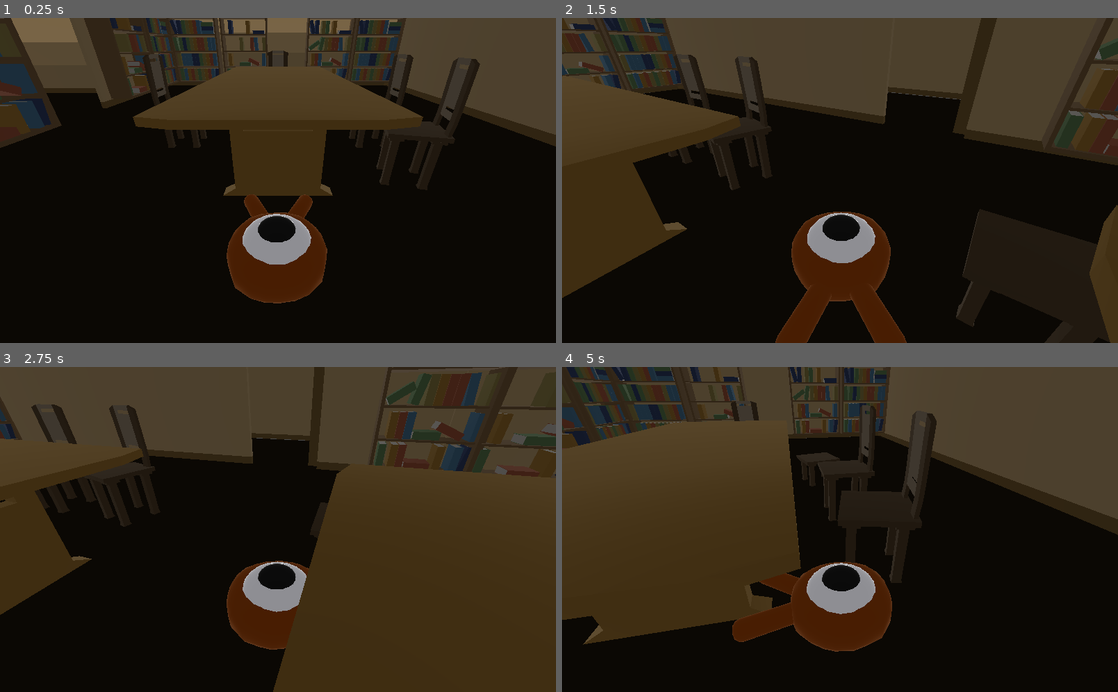
Above: before the commit, frames 1-4 (two rows, left to right).
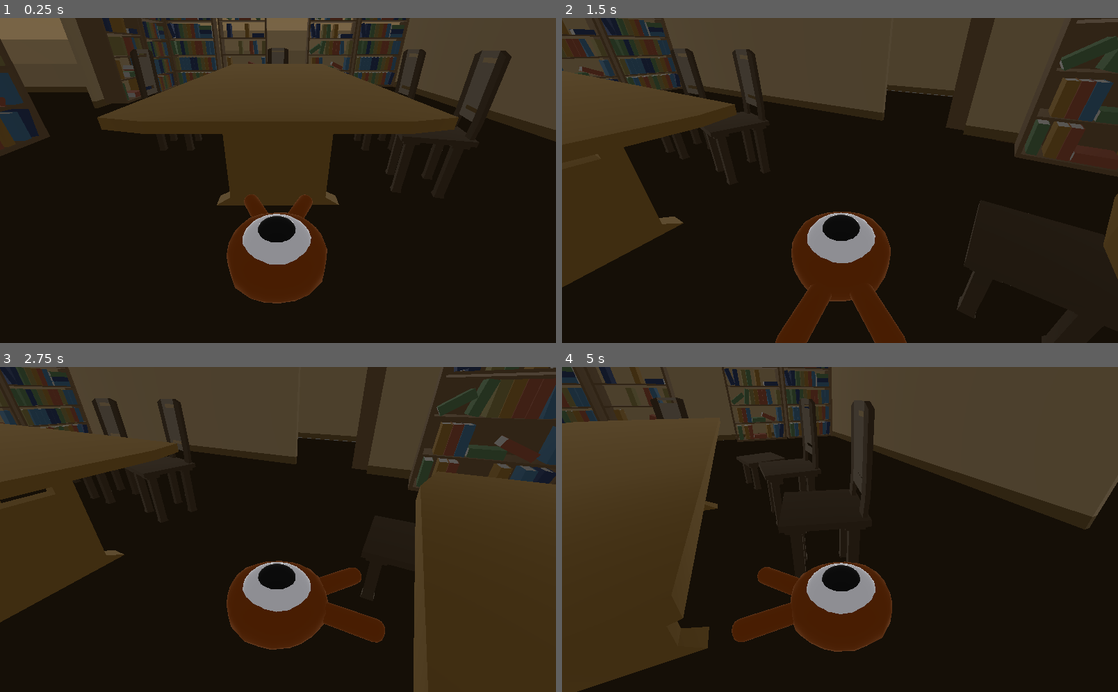
Above: after the commit, the same moments.

Repository: selinanatschke/3dprog
Game: Godot game, scene res://Main.tscn
The game is run twice, just before and just after one commit, with the same random seed, the same clock (stepped at 60 frames per second) and the same inputs.
Inputs:
- Up to frame 1 (0.25 s): no input
- Up to frame 2 (1.5 s): hold Right (move_right) 0.53-1.28 s; hold Down (move_back) from 1.28 s (still down)
- Up to frame 3 (2.75 s): release Down (move_back) at 2.03 s; hold Right (move_right) from 2.03 s (still down)
- Up to frame 4 (5 s): release Right (move_right) at 2.78 s; hold Up (move_forward) 2.78-3.53 s; hold Left (move_left) from 3.53 s (still down)

The runs differ from the first frame. In frame 1, 12% of the frame differs, in the area x 0-100%, y 0-88%; in frame 2, 10%; in frame 3, 27%, in the area x 0-100%, y 0-100%; in frame 4, 23%.

Commit message:
added furtniture to other rooms; closed gap between bookshelfs and ground

Diff:
--- a/game/Main.tscn
+++ b/game/Main.tscn
@@ -1,9 +1,7 @@
-[gd_scene load_steps=24 format=2]
+[gd_scene load_steps=22 format=2]
 
 [ext_resource path="res://Player.tscn" type="PackedScene" id=1]
 [ext_resource path="res://blender/basicWall.tscn" type="PackedScene" id=2]
-[ext_resource path="res://blender/bookshelf.tscn" type="PackedScene" id=3]
-[ext_resource path="res://blender/bookshelf_full.glb" type="PackedScene" id=4]
 [ext_resource path="res://blender/bookshelf_rest.tscn" type="PackedScene" id=5]
 [ext_resource path="res://blender/bookshelf_halffull.tscn" type="PackedScene" id=6]
 [ext_resource path="res://blender/bookshelf_full.tscn" type="PackedScene" id=7]
@@ -18,7 +16,7 @@
 size = Vector3( 30, 2, 60 )
 
 [sub_resource type="SpatialMaterial" id=13]
-albedo_color = Color( 0.121569, 0.0823529, 0.0352941, 1 )
+albedo_color = Color( 0.262745, 0.176471, 0.0745098, 1 )
 
 [sub_resource type="CubeMesh" id=3]
 material = SubResource( 13 )
@@ -114,40 +112,40 @@
 transform = Transform( 1, 0, 0, 0, 1, 0, 0, 0, 1, 15, 0, 0 )
 
 [node name="bookshelf_full" parent="MainRoom/Bookshelf" instance=ExtResource( 7 )]
-transform = Transform( 1, 0, 0, 0, 1, 0, 0, 0, 1, -29, 5, -26 )
+transform = Transform( 1, 0, 0, 0, 1, 0, 0, 0, 1, -29, 4.28186, -26 )
 
 [node name="bookshelf_rest" parent="MainRoom/Bookshelf" instance=ExtResource( 5 )]
-transform = Transform( 1, 0, 0, 0, 1, 0, 0, 0, 1, -29, 5, -20 )
+transform = Transform( 1, 0, 0, 0, 1, 0, 0, 0, 1, -29, 4.52682, -20 )
 
 [node name="bookshelf_halffull" parent="MainRoom/Bookshelf" instance=ExtResource( 6 )]
-transform = Transform( 1, 0, 0, 0, 1, 0, 0, 0, 1, -28.7311, 5, -6.38707 )
+transform = Transform( 1, 0, 0, 0, 1, 0, 0, 0, 1, -28.7311, 4.44468, -6.3068 )
 
 [node name="bookshelf_full2" parent="MainRoom/Bookshelf" instance=ExtResource( 7 )]
-transform = Transform( 1, 0, 0, 0, 1, 0, 0, 0, 1, -29, 5, -1 )
+transform = Transform( 1, 0, 0, 0, 1, 0, 0, 0, 1, -29, 4.27601, -0.441189 )
 
 [node name="bookshelf_rest2" parent="MainRoom/Bookshelf" instance=ExtResource( 5 )]
-transform = Transform( 1, 0, 0, 0, 1, 0, 0, 0, 1, -29, 5, 20 )
+transform = Transform( 1, 0, 0, 0, 1, 0, 0, 0, 1, -28.7386, 4.44468, 20 )
 
 [node name="bookshelf_halffull2" parent="MainRoom/Bookshelf" instance=ExtResource( 6 )]
-transform = Transform( 1, 0, 0, 0, 1, 0, 0, 0, 1, -28.7311, 5, 13.6129 )
+transform = Transform( 1, 0, 0, 0, 1, 0, 0, 0, 1, -28.6045, 4.473, 13.6129 )
 
 [node name="bookshelf_full3" parent="MainRoom/Bookshelf" instance=ExtResource( 7 )]
-transform = Transform( -4.37114e-08, 0, -1, 0, 1, 0, 1, 0, -4.37114e-08, -25, 5, -29 )
+transform = Transform( -4.37114e-08, 0, -1, 0, 1, 0, 1, 0, -4.37114e-08, -25, 4.39037, -29 )
 
 [node name="bookshelf_rest3" parent="MainRoom/Bookshelf" instance=ExtResource( 5 )]
-transform = Transform( -4.37114e-08, 0, -1, 0, 1, 0, 1, 0, -4.37114e-08, -19, 5, -29 )
+transform = Transform( -4.37114e-08, 0, -1, 0, 1, 0, 1, 0, -4.37114e-08, -19, 4.42032, -29 )
 
 [node name="bookshelf_halffull3" parent="MainRoom/Bookshelf" instance=ExtResource( 6 )]
-transform = Transform( -4.37114e-08, 0, -1, 0, 1, 0, 1, 0, -4.37114e-08, -8.73115, 5, -29.0298 )
+transform = Transform( -4.37114e-08, 0, -1, 0, 1, 0, 1, 0, -4.37114e-08, -8.73115, 4.39042, -29.0298 )
 
 [node name="bookshelf_full4" parent="MainRoom/Bookshelf" instance=ExtResource( 7 )]
-transform = Transform( -4.37114e-08, 0, -1, 0, 1, 0, 1, 0, -4.37114e-08, -3, 5, -29 )
+transform = Transform( -4.37114e-08, 0, -1, 0, 1, 0, 1, 0, -4.37114e-08, -3, 4.4176, -29 )
 
 [node name="bookshelf_rest4" parent="MainRoom/Bookshelf" instance=ExtResource( 5 )]
-transform = Transform( -1, 0, -8.74228e-08, 0, 1, 0, 8.74228e-08, 0, -1, -1, 5, 14 )
+transform = Transform( -1, 0, -8.74228e-08, 0, 1, 0, 8.74228e-08, 0, -1, -1.27203, 4.35488, 14 )
 
 [node name="bookshelf_halffull4" parent="MainRoom/Bookshelf" instance=ExtResource( 6 )]
-transform = Transform( -1, 0, 8.74228e-08, 0, 1, 0, -8.74228e-08, 0, -1, -0.731148, 5, 8.97021 )
+transform = Transform( -1, 0, 8.74228e-08, 0, 1, 0, -8.74228e-08, 0, -1, -1.33796, 4.41501, 8.05192 )
 
 [node name="furniture" type="Spatial" parent="MainRoom"]
 
@@ -155,7 +153,7 @@
 transform = Transform( 1, 0, 0, 0, 1, 0, 0, 0, 1, 0, 0, -6.54726 )
 
 [node name="table2" parent="MainRoom/furniture" instance=ExtResource( 8 )]
-transform = Transform( 1, 0, 0, 0, 1, 0, 0, 0, 1, 0, 0, 11.4527 )
+transform = Transform( 1, 0, 0, 0, 1, 0, 0, 0, 1, 0, 0.0227594, 11.4527 )
 
 [node name="stool" parent="MainRoom/furniture" instance=ExtResource( 9 )]
 transform = Transform( 1, 0, 0, 0, 1, 0, 0, 0, 1, 4.41674, 0, 5.26724 )
@@ -164,7 +162,7 @@
 transform = Transform( 0.965926, 0, -0.258819, 0, 1, 0, 0.258819, 0, 0.965926, 4.41674, 0, 9.26724 )
 
 [node name="stool3" parent="MainRoom/furniture" instance=ExtResource( 9 )]
-transform = Transform( 0.965926, 0, -0.258819, 0, 1, 0, 0.258819, 0, 0.965926, -4.58326, 10, 5.26724 )
+transform = Transform( 0.965926, 0, -0.258819, 0, 1, 0, 0.258819, 0, 0.965926, -4.58326, 0.0206251, 7.11426 )
 
 [node name="stool4" parent="MainRoom/furniture" instance=ExtResource( 9 )]
 transform = Transform( 0.965926, 0, 0.258819, 0, 1, 0, -0.258819, 0, 0.965926, 4.41674, 0, -12.7328 )
@@ -180,6 +178,9 @@
 
 [node name="chair4" parent="MainRoom/furniture" instance=ExtResource( 10 )]
 transform = Transform( 1.03316e-07, 0, -1, 0, 1, 0, 1, 0, 1.03316e-07, 0, 0, -17 )
+
+[node name="chair5" parent="MainRoom/furniture" instance=ExtResource( 10 )]
+transform = Transform( 0.866025, 0, 0.5, 0, 1, 0, -0.5, 0, 0.866025, -5, 0, 15.1074 )
 
 [node name="SpawnRoom" type="Spatial" parent="."]
 transform = Transform( 1, 0, 0, 0, 1, 0, 0, 0, 1, 0, 0, 60 )
@@ -263,17 +264,17 @@
 
 [node name="Bookshelf" type="Spatial" parent="Room2"]
 
-[node name="bookshelf" parent="Room2/Bookshelf" instance=ExtResource( 3 )]
-transform = Transform( 1, 0, 0, 0, 1, 0, 0, 0, 1, -26, 0, 26 )
-
-[node name="bookshelf2" parent="Room2/Bookshelf" instance=ExtResource( 3 )]
-transform = Transform( 1, 0, 0, 0, 1, 0, 0, 0, 1, -26, 0, 20 )
-
-[node name="bookshelf3" parent="Room2/Bookshelf" instance=ExtResource( 3 )]
-transform = Transform( -4.37114e-08, 0, -1, 0, 1, 0, 1, 0, -4.37114e-08, -18, 0, 1 )
-
-[node name="bookshelf4" parent="Room2/Bookshelf" instance=ExtResource( 3 )]
-transform = Transform( -4.37114e-08, 0, -1, 0, 1, 0, 1, 0, -4.37114e-08, -24, 0, 1 )
+[node name="bookshelf_rest2" parent="Room2/Bookshelf" instance=ExtResource( 5 )]
+transform = Transform( 1, 0, 0, 0, 1, 0, 0, 0, 1, -25.7386, 4.63942, 26 )
+
+[node name="bookshelf_halffull2" parent="Room2/Bookshelf" instance=ExtResource( 6 )]
+transform = Transform( 1, 0, 0, 0, 1, 0, 0, 0, 1, -25.7168, 4.57217, 19.9002 )
+
+[node name="bookshelf_rest3" parent="Room2/Bookshelf" instance=ExtResource( 5 )]
+transform = Transform( -4.37114e-08, 0, -1, 0, 1, 0, 1, 0, -4.37114e-08, -18.2589, 4.36553, 1.10334 )
+
+[node name="bookshelf_full3" parent="Room2/Bookshelf" instance=ExtResource( 7 )]
+transform = Transform( -4.37114e-08, 0, -1, 0, 1, 0, 1, 0, -4.37114e-08, -24.0589, 4.39037, 1.11392 )
 
 [node name="Room3" type="Spatial" parent="."]
 
@@ -301,17 +302,17 @@
 
 [node name="Bookshelf" type="Spatial" parent="Room3"]
 
-[node name="bookshelf" parent="Room3/Bookshelf" instance=ExtResource( 3 )]
-transform = Transform( -1, 0, -8.74228e-08, 0, 1, 0, 8.74228e-08, 0, -1, 26, 0, -22 )
-
-[node name="bookshelf2" parent="Room3/Bookshelf" instance=ExtResource( 3 )]
-transform = Transform( -1, 0, -8.74228e-08, 0, 1, 0, 8.74228e-08, 0, -1, 26, 0, -16 )
-
-[node name="bookshelf3" parent="Room3/Bookshelf" instance=ExtResource( 3 )]
-transform = Transform( -4.37114e-08, 0, 1, 0, 1, 0, -1, 0, -4.37114e-08, 24, 0, 3 )
-
-[node name="bookshelf4" parent="Room3/Bookshelf" instance=ExtResource( 3 )]
-transform = Transform( -4.37114e-08, 0, 1, 0, 1, 0, -1, 0, -4.37114e-08, 18, 0, 3 )
+[node name="bookshelf_halffull4" parent="Room3/Bookshelf" instance=ExtResource( 6 )]
+transform = Transform( -1, 0, 8.74228e-08, 0, 1, 0, -8.74228e-08, 0, -1, 25.7595, 4.47298, -21.8274 )
+
+[node name="bookshelf_rest4" parent="Room3/Bookshelf" instance=ExtResource( 5 )]
+transform = Transform( -1, 0, -8.74228e-08, 0, 1, 0, 8.74228e-08, 0, -1, 25.9837, 4.35488, -16.0692 )
+
+[node name="bookshelf_rest3" parent="Room3/Bookshelf" instance=ExtResource( 5 )]
+transform = Transform( -4.37114e-08, 0, 1, 0, 1, 0, -1, 0, -4.37114e-08, 23.8892, 4.36553, 2.66132 )
+
+[node name="bookshelf_full3" parent="Room3/Bookshelf" instance=ExtResource( 7 )]
+transform = Transform( -4.37114e-08, 0, 1, 0, 1, 0, -1, 0, -4.37114e-08, 18.1204, 4.47093, 2.69809 )
 
 [node name="Room4" type="Spatial" parent="."]
 
@@ -340,6 +341,3 @@
 transform = Transform( -1, 0, 3.14722e-07, 0, 1, 0, -8.74228e-08, 0, -3.6, 34.6799, 0, 19.8261 )
 
 [node name="Bookshelf" type="Spatial" parent="Room4"]
-
-[node name="bookshelf_full" parent="Room4/Bookshelf" instance=ExtResource( 4 )]
-transform = Transform( -1, 0, 8.74228e-08, 0, 1, 0, -8.74228e-08, 0, -1, 34, 4, 21 )
--- a/game/Player.tscn
+++ b/game/Player.tscn
@@ -4,8 +4,9 @@
 [ext_resource path="res://Player.gd" type="Script" id=2]
 [ext_resource path="res://CameraFollow.gd" type="Script" id=3]
 
-[sub_resource type="SphereShape" id=1]
-radius = 0.8
+[sub_resource type="CapsuleShape" id=1]
+radius = 0.756173
+height = 1.56114
 
 [node name="Player" type="KinematicBody"]
 script = ExtResource( 2 )
@@ -23,5 +24,5 @@
 [node name="Character" parent="Pivot" instance=ExtResource( 1 )]
 
 [node name="CollisionShape" type="CollisionShape" parent="."]
-transform = Transform( 1, 0, 0, 0, 1, 0, 0, 0, 1, 0, -0.189821, 0 )
+transform = Transform( 1, 0, 0, 0, 1, 0, 0, 0, 1, 0.0432833, -0.00924659, 0.485708 )
 shape = SubResource( 1 )
--- a/game/blender/bookshelf_full.tscn
+++ b/game/blender/bookshelf_full.tscn
@@ -3,4 +3,3 @@
 [ext_resource path="res://blender/bookshelf_full.glb" type="PackedScene" id=1]
 
 [node name="bookshelf_full" instance=ExtResource( 1 )]
-transform = Transform( 1, 0, 0, 0, 1, 0, 0, 0, 1, 0, 5, 0 )
--- a/game/blender/bookshelf_halffull.tscn
+++ b/game/blender/bookshelf_halffull.tscn
@@ -6,7 +6,6 @@
 extents = Vector3( 1, 4.5, 2.8 )
 
 [node name="bookshelf_halffull" instance=ExtResource( 1 )]
-transform = Transform( 1, 0, 0, 0, 1, 0, 0, 0, 1, 0, 4, 0 )
 
 [node name="StaticBody" type="StaticBody" parent="." index="1"]
 transform = Transform( 1, 0, 0, 0, 1, 0, 0, 0, 1, 0, -4.5, 0 )
--- a/game/blender/bookshelf_rest.tscn
+++ b/game/blender/bookshelf_rest.tscn
@@ -6,7 +6,6 @@
 extents = Vector3( 1, 4.5, 2.8 )
 
 [node name="bookshelf_rest" instance=ExtResource( 1 )]
-transform = Transform( 1, 0, 0, 0, 1, 0, 0, 0, 1, 0, 5, 0 )
 
 [node name="StaticBody" type="StaticBody" parent="." index="1"]
 transform = Transform( 1, 0, 0, 0, 1, 0, 0, 0, 1, 0, -4.5, 0 )
